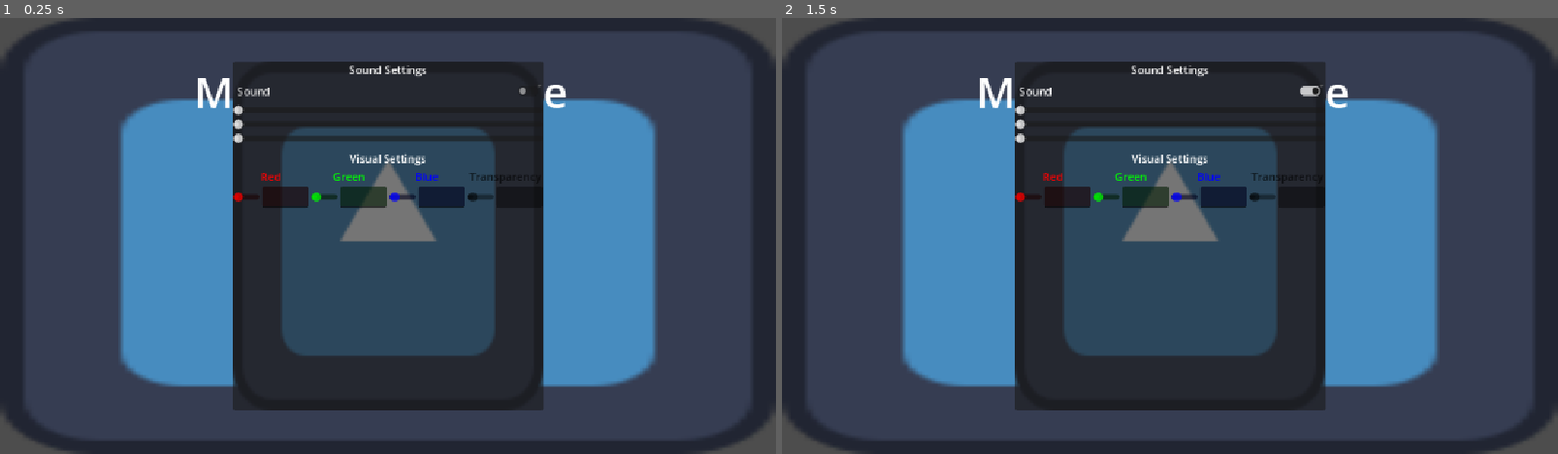
Above: before the commit, frames 1-2 (left to right).
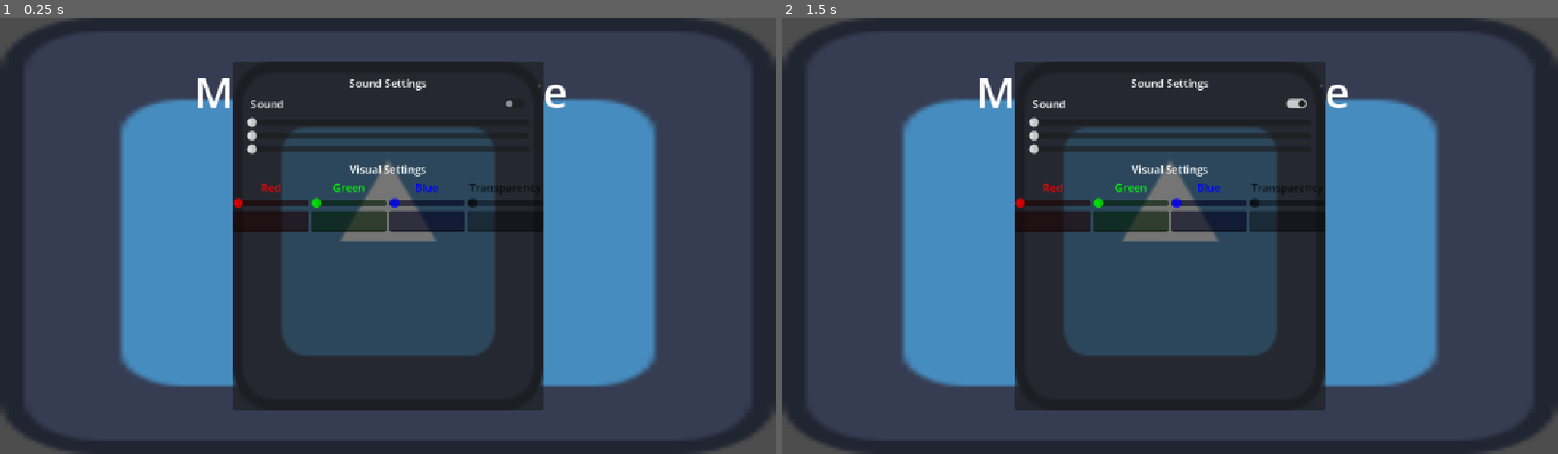
Above: after the commit, the same moments.

Repository: ecclepe-droid/Magical-Roguelike
Game: Godot game, scene res://User Interface.tscn
Same seed, same stepped clock (60 frames per second), same inputs: the game is played once before the commit and once after it. The engine's default icon, where the game draws it, is replaced by a stand-in: a white triangle on a blue panel in a dark square.
Inputs:
- Up to frame 1 (0.25 s): no input
- Up to frame 2 (1.5 s): click "Sound" at 0.5 s; click "Play Game" at 1.25 s

The runs differ from the first frame. In frame 1, 4.1% of the frame differs, in the area x 30-69%, y 10-50%; in frame 2, 4.2%, in the area x 30-70%, y 10-50%.

Commit message:
changed option layout

Diff:
--- a/magical-roguelike/User Interface.tscn
+++ b/magical-roguelike/User Interface.tscn
@@ -99,25 +99,34 @@
 layout_mode = 2
 theme_override_constants/separation = 5
 
-[node name="SoundSettingsLabel" type="Label" parent="OptionsBackround/OptionsPanel/OptionsVbox/SoundSettingsVbox" unique_id=1596599034]
+[node name="MarginContainer" type="MarginContainer" parent="OptionsBackround/OptionsPanel/OptionsVbox/SoundSettingsVbox" unique_id=299110891]
+layout_mode = 2
+theme_override_constants/margin_left = 20
+theme_override_constants/margin_top = 20
+theme_override_constants/margin_right = 20
+
+[node name="VBoxContainer" type="VBoxContainer" parent="OptionsBackround/OptionsPanel/OptionsVbox/SoundSettingsVbox/MarginContainer" unique_id=1563597042]
+layout_mode = 2
+
+[node name="SoundSettingsLabel" type="Label" parent="OptionsBackround/OptionsPanel/OptionsVbox/SoundSettingsVbox/MarginContainer/VBoxContainer" unique_id=1596599034]
 layout_mode = 2
 text = "Sound Settings"
 horizontal_alignment = 1
 
-[node name="SoundCheckButton" type="CheckButton" parent="OptionsBackround/OptionsPanel/OptionsVbox/SoundSettingsVbox" unique_id=1942539516]
+[node name="SoundCheckButton" type="CheckButton" parent="OptionsBackround/OptionsPanel/OptionsVbox/SoundSettingsVbox/MarginContainer/VBoxContainer" unique_id=1942539516]
 layout_mode = 2
 size_flags_vertical = 3
 text = "Sound"
 
-[node name="MasterVolumeSlider" type="HSlider" parent="OptionsBackround/OptionsPanel/OptionsVbox/SoundSettingsVbox" unique_id=1778997596]
-layout_mode = 2
-size_flags_vertical = 3
-
-[node name="MusicSlider" type="HSlider" parent="OptionsBackround/OptionsPanel/OptionsVbox/SoundSettingsVbox" unique_id=799086486]
-layout_mode = 2
-size_flags_vertical = 3
-
-[node name="SoundEffectsSlider" type="HSlider" parent="OptionsBackround/OptionsPanel/OptionsVbox/SoundSettingsVbox" unique_id=1838958902]
+[node name="MasterVolumeSlider" type="HSlider" parent="OptionsBackround/OptionsPanel/OptionsVbox/SoundSettingsVbox/MarginContainer/VBoxContainer" unique_id=1778997596]
+layout_mode = 2
+size_flags_vertical = 3
+
+[node name="MusicSlider" type="HSlider" parent="OptionsBackround/OptionsPanel/OptionsVbox/SoundSettingsVbox/MarginContainer/VBoxContainer" unique_id=799086486]
+layout_mode = 2
+size_flags_vertical = 3
+
+[node name="SoundEffectsSlider" type="HSlider" parent="OptionsBackround/OptionsPanel/OptionsVbox/SoundSettingsVbox/MarginContainer/VBoxContainer" unique_id=1838958902]
 layout_mode = 2
 size_flags_vertical = 3
 
@@ -142,17 +151,15 @@
 text = "Red"
 horizontal_alignment = 1
 
-[node name="RedHBox" type="HBoxContainer" parent="OptionsBackround/OptionsPanel/OptionsVbox/VisualSettingsVBox/ColourPickingHbox/RedVBox" unique_id=904730781]
-layout_mode = 2
-size_flags_horizontal = 3
-size_flags_vertical = 3
-
-[node name="RedHSlider" type="HSlider" parent="OptionsBackround/OptionsPanel/OptionsVbox/VisualSettingsVBox/ColourPickingHbox/RedVBox/RedHBox" unique_id=13554490]
-layout_mode = 2
-size_flags_horizontal = 3
-size_flags_vertical = 4
-
-[node name="RedTextEdit" type="LineEdit" parent="OptionsBackround/OptionsPanel/OptionsVbox/VisualSettingsVBox/ColourPickingHbox/RedVBox/RedHBox" unique_id=38275422]
+[node name="VBoxContainer" type="VBoxContainer" parent="OptionsBackround/OptionsPanel/OptionsVbox/VisualSettingsVBox/ColourPickingHbox/RedVBox" unique_id=832890242]
+layout_mode = 2
+
+[node name="RedHSlider" type="HSlider" parent="OptionsBackround/OptionsPanel/OptionsVbox/VisualSettingsVBox/ColourPickingHbox/RedVBox/VBoxContainer" unique_id=13554490]
+layout_mode = 2
+size_flags_horizontal = 3
+size_flags_vertical = 4
+
+[node name="RedTextEdit" type="LineEdit" parent="OptionsBackround/OptionsPanel/OptionsVbox/VisualSettingsVBox/ColourPickingHbox/RedVBox/VBoxContainer" unique_id=38275422]
 layout_mode = 2
 
 [node name="GreenVBox" type="VBoxContainer" parent="OptionsBackround/OptionsPanel/OptionsVbox/VisualSettingsVBox/ColourPickingHbox" unique_id=542780254]
@@ -165,17 +172,15 @@
 text = "Green"
 horizontal_alignment = 1
 
-[node name="GreenHBox" type="HBoxContainer" parent="OptionsBackround/OptionsPanel/OptionsVbox/VisualSettingsVBox/ColourPickingHbox/GreenVBox" unique_id=152357756]
-layout_mode = 2
-size_flags_horizontal = 3
-size_flags_vertical = 3
-
-[node name="GreenHSlider" type="HSlider" parent="OptionsBackround/OptionsPanel/OptionsVbox/VisualSettingsVBox/ColourPickingHbox/GreenVBox/GreenHBox" unique_id=2032283059]
-layout_mode = 2
-size_flags_horizontal = 3
-size_flags_vertical = 4
-
-[node name="GreenTextEdit" type="LineEdit" parent="OptionsBackround/OptionsPanel/OptionsVbox/VisualSettingsVBox/ColourPickingHbox/GreenVBox/GreenHBox" unique_id=813756787]
+[node name="VBoxContainer" type="VBoxContainer" parent="OptionsBackround/OptionsPanel/OptionsVbox/VisualSettingsVBox/ColourPickingHbox/GreenVBox" unique_id=856589418]
+layout_mode = 2
+
+[node name="GreenHSlider" type="HSlider" parent="OptionsBackround/OptionsPanel/OptionsVbox/VisualSettingsVBox/ColourPickingHbox/GreenVBox/VBoxContainer" unique_id=2032283059]
+layout_mode = 2
+size_flags_horizontal = 3
+size_flags_vertical = 4
+
+[node name="GreenTextEdit" type="LineEdit" parent="OptionsBackround/OptionsPanel/OptionsVbox/VisualSettingsVBox/ColourPickingHbox/GreenVBox/VBoxContainer" unique_id=813756787]
 layout_mode = 2
 
 [node name="BlueVBox" type="VBoxContainer" parent="OptionsBackround/OptionsPanel/OptionsVbox/VisualSettingsVBox/ColourPickingHbox" unique_id=1256095829]
@@ -188,17 +193,15 @@
 text = "Blue"
 horizontal_alignment = 1
 
-[node name="BlueHBox" type="HBoxContainer" parent="OptionsBackround/OptionsPanel/OptionsVbox/VisualSettingsVBox/ColourPickingHbox/BlueVBox" unique_id=771507843]
-layout_mode = 2
-size_flags_horizontal = 3
-size_flags_vertical = 3
-
-[node name="BlueHSlider" type="HSlider" parent="OptionsBackround/OptionsPanel/OptionsVbox/VisualSettingsVBox/ColourPickingHbox/BlueVBox/BlueHBox" unique_id=643943317]
-layout_mode = 2
-size_flags_horizontal = 3
-size_flags_vertical = 4
-
-[node name="BlueTextEdit" type="LineEdit" parent="OptionsBackround/OptionsPanel/OptionsVbox/VisualSettingsVBox/ColourPickingHbox/BlueVBox/BlueHBox" unique_id=724137031]
+[node name="VBoxContainer" type="VBoxContainer" parent="OptionsBackround/OptionsPanel/OptionsVbox/VisualSettingsVBox/ColourPickingHbox/BlueVBox" unique_id=1431373997]
+layout_mode = 2
+
+[node name="BlueHSlider" type="HSlider" parent="OptionsBackround/OptionsPanel/OptionsVbox/VisualSettingsVBox/ColourPickingHbox/BlueVBox/VBoxContainer" unique_id=643943317]
+layout_mode = 2
+size_flags_horizontal = 3
+size_flags_vertical = 4
+
+[node name="BlueTextEdit" type="LineEdit" parent="OptionsBackround/OptionsPanel/OptionsVbox/VisualSettingsVBox/ColourPickingHbox/BlueVBox/VBoxContainer" unique_id=724137031]
 layout_mode = 2
 
 [node name="TransparencyVBox" type="VBoxContainer" parent="OptionsBackround/OptionsPanel/OptionsVbox/VisualSettingsVBox/ColourPickingHbox" unique_id=2024121622]
@@ -211,17 +214,18 @@
 text = "Transparency"
 horizontal_alignment = 1
 
-[node name="TransparencyHBox" type="HBoxContainer" parent="OptionsBackround/OptionsPanel/OptionsVbox/VisualSettingsVBox/ColourPickingHbox/TransparencyVBox" unique_id=834733277]
-layout_mode = 2
-size_flags_horizontal = 3
-size_flags_vertical = 3
-
-[node name="TransparencyHSlider" type="HSlider" parent="OptionsBackround/OptionsPanel/OptionsVbox/VisualSettingsVBox/ColourPickingHbox/TransparencyVBox/TransparencyHBox" unique_id=2085006689]
-layout_mode = 2
-size_flags_horizontal = 3
-size_flags_vertical = 4
-
-[node name="TransparencyTextEdit" type="LineEdit" parent="OptionsBackround/OptionsPanel/OptionsVbox/VisualSettingsVBox/ColourPickingHbox/TransparencyVBox/TransparencyHBox" unique_id=932491893]
+[node name="TransparencyVBox" type="VBoxContainer" parent="OptionsBackround/OptionsPanel/OptionsVbox/VisualSettingsVBox/ColourPickingHbox/TransparencyVBox" unique_id=397085250]
+layout_mode = 2
+
+[node name="TransparencyHSlider" type="HSlider" parent="OptionsBackround/OptionsPanel/OptionsVbox/VisualSettingsVBox/ColourPickingHbox/TransparencyVBox/TransparencyVBox" unique_id=2085006689]
+layout_mode = 2
+size_flags_horizontal = 3
+size_flags_vertical = 4
+
+[node name="TransparencyTextEdit" type="LineEdit" parent="OptionsBackround/OptionsPanel/OptionsVbox/VisualSettingsVBox/ColourPickingHbox/TransparencyVBox/TransparencyVBox" unique_id=932491893]
+layout_mode = 2
+
+[node name="MarginContainer" type="MarginContainer" parent="OptionsBackround/OptionsPanel/OptionsVbox" unique_id=2127310728]
 layout_mode = 2
 
 [node name="AnimationPlayer" type="AnimationPlayer" parent="." unique_id=487714397]
